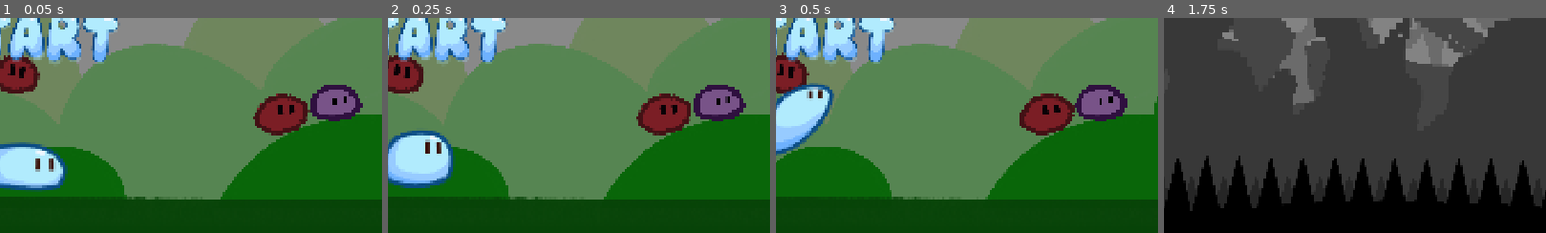
Above: before the commit, frames 1-4 (left to right).
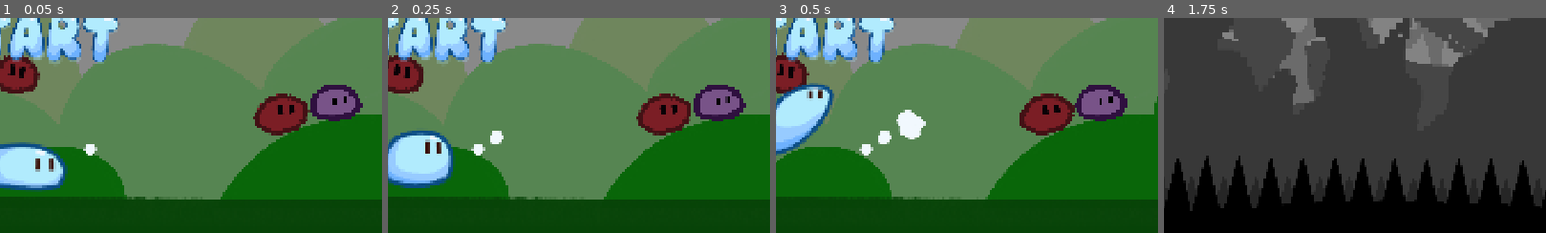
Above: after the commit, the same moments.

Repository: JianiLi98/Blue-Haven
Game: Godot game, scene res://scenes/start.tscn
Two runs of this game, one before a commit and one after it. Both use one fixed random seed, a clock stepped at 60 frames per second and the inputs below.
Inputs (mouse positions are % of the whole screen's width and height, from its top left):
- Up to frame 1 (0.05 s): no input
- Up to frame 2 (0.25 s): no input
- Up to frame 3 (0.5 s): no input
- Up to frame 4 (1.75 s): click (50, 54) at 0.5 s; tap Space (jump) at 1.52 s
The pictures show only the part of the screen within x 47-97%, y 50-100%; the shares and areas given below are measured in that part.

The runs differ from the first frame. In frame 1, 0.1% of the frame differs, in the area x 21-26%, y 58-64%; in frame 2, 0.3%; in frame 3, 1.1%, in the area x 21-40%, y 42-64%; in frame 4, nothing differs.

Commit message:
add bubble

Diff:
--- a/scenes/start.tscn
+++ b/scenes/start.tscn
@@ -6,6 +6,7 @@
 [ext_resource type="Texture2D" uid="uid://1fwtmetdpt4w" path="res://assets/ground0.png" id="4_tn317"]
 [ext_resource type="Script" uid="uid://ba7wj6f62fwb0" path="res://scripts/start.gd" id="5_m8nf6"]
 [ext_resource type="SpriteFrames" uid="uid://crm0jtg75481e" path="res://tres/slime.tres" id="6_pgjjs"]
+[ext_resource type="SpriteFrames" uid="uid://culmxrwf0qect" path="res://tres/bubble.tres" id="7_1nvso"]
 [ext_resource type="Script" path="res://scenes/camera.gd" id="7_4ge6i"]
 [ext_resource type="Script" path="res://scenes/start.gd" id="8_8itgj"]
 [ext_resource type="Texture2D" uid="uid://cnysm5uw8bjly" path="res://assets/未命名作品 4.png" id="10_m8nf6"]
@@ -71,7 +72,6 @@
 layer = -99
 
 [node name="ColorRect" type="ColorRect" parent="panel"]
-anchors_preset = -1
 offset_left = -26.0
 offset_top = -4.0
 offset_right = 2021.0
@@ -86,6 +86,13 @@
 scale = Vector2(2, 2)
 sprite_frames = ExtResource("6_pgjjs")
 animation = &"jump"
+
+[node name="bubble" type="AnimatedSprite2D" parent="slime"]
+position = Vector2(1352, 559)
+scale = Vector2(0.741215, 0.686035)
+sprite_frames = ExtResource("7_1nvso")
+animation = &"bubble"
+frame_progress = 0.625593
 
 [node name="CollisionShape2D" type="CollisionShape2D" parent="slime"]
 visible = false
--- a/scripts/start.gd
+++ b/scripts/start.gd
@@ -9,10 +9,12 @@
 var _cooldown := 0.0
 
 @onready var anim: AnimatedSprite2D = $AnimatedSprite2D
+@onready var bubble: AnimatedSprite2D = $bubble
 
 func _ready() -> void:
 	floor_snap_length = FLOOR_SNAP
 	anim.play("jumploop")  # 永远循环播放这个动画
+	bubble.play("bubble")
 
 func _physics_process(delta: float) -> void:
 	# 重力
--- /dev/null
+++ b/tres/bubble.tres
@@ -0,0 +1,58 @@
+[gd_resource type="SpriteFrames" load_steps=13 format=3 uid="uid://culmxrwf0qect"]
+
+[ext_resource type="Texture2D" uid="uid://c1c0m1wrcwgx5" path="res://assets/bubble/未命名作品-1 2.png" id="1_qeisr"]
+[ext_resource type="Texture2D" uid="uid://c7idsi0ybo6gi" path="res://assets/bubble/未命名作品-2 2.png" id="2_ceca4"]
+[ext_resource type="Texture2D" uid="uid://trmqlihanovy" path="res://assets/bubble/未命名作品-3 2.png" id="3_oo63j"]
+[ext_resource type="Texture2D" uid="uid://cym7knpjqe40p" path="res://assets/bubble/未命名作品-6.png" id="4_0idbt"]
+[ext_resource type="Texture2D" uid="uid://xo58rx3yawi6" path="res://assets/bubble/未命名作品-5.png" id="5_evads"]
+[ext_resource type="Texture2D" uid="uid://cmj4mwkglxjr5" path="res://assets/bubble/未命名作品-12.png" id="6_qjydb"]
+[ext_resource type="Texture2D" uid="uid://7chlrf35atoa" path="res://assets/bubble/未命名作品-11.png" id="7_c6why"]
+[ext_resource type="Texture2D" uid="uid://dr8qp7m04dssl" path="res://assets/bubble/未命名作品-10.png" id="8_draso"]
+[ext_resource type="Texture2D" uid="uid://cnsb5y18q5le2" path="res://assets/bubble/未命名作品-9.png" id="9_csn62"]
+[ext_resource type="Texture2D" uid="uid://frn0e3lgb0pn" path="res://assets/bubble/未命名作品-8.png" id="10_hxavu"]
+[ext_resource type="Texture2D" uid="uid://c0iqo5xhb0lh6" path="res://assets/bubble/未命名作品-7.png" id="11_b2a6d"]
+[ext_resource type="Texture2D" uid="uid://da80ad0v2tn70" path="res://assets/bubble/未命名作品-4.png" id="12_l3mna"]
+
+[resource]
+animations = [{
+"frames": [{
+"duration": 1.0,
+"texture": ExtResource("1_qeisr")
+}, {
+"duration": 1.0,
+"texture": ExtResource("2_ceca4")
+}, {
+"duration": 1.0,
+"texture": ExtResource("3_oo63j")
+}, {
+"duration": 1.0,
+"texture": ExtResource("12_l3mna")
+}, {
+"duration": 1.0,
+"texture": ExtResource("5_evads")
+}, {
+"duration": 1.0,
+"texture": ExtResource("4_0idbt")
+}, {
+"duration": 1.0,
+"texture": ExtResource("11_b2a6d")
+}, {
+"duration": 1.0,
+"texture": ExtResource("10_hxavu")
+}, {
+"duration": 1.0,
+"texture": ExtResource("9_csn62")
+}, {
+"duration": 1.0,
+"texture": ExtResource("8_draso")
+}, {
+"duration": 5.0,
+"texture": ExtResource("7_c6why")
+}, {
+"duration": 5.0,
+"texture": ExtResource("6_qjydb")
+}],
+"loop": true,
+"name": &"bubble",
+"speed": 5.0
+}]
Binary file added: assets/bubble/未命名作品-1 2.png
Not shown, added: assets/bubble/未命名作品-1 2.png.import
Binary file added: assets/bubble/未命名作品-10.png
Not shown, added: assets/bubble/未命名作品-10.png.import
Binary file added: assets/bubble/未命名作品-11.png
Not shown, added: assets/bubble/未命名作品-11.png.import
Binary file added: assets/bubble/未命名作品-12.png
Not shown, added: assets/bubble/未命名作品-12.png.import
Binary file added: assets/bubble/未命名作品-2 2.png
Not shown, added: assets/bubble/未命名作品-2 2.png.import
Binary file added: assets/bubble/未命名作品-3 2.png
Not shown, added: assets/bubble/未命名作品-3 2.png.import
(and 15 more such lines)
